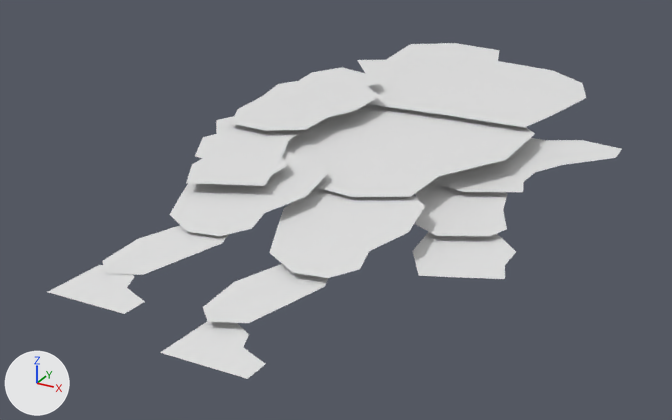
The FBX model StickVania/Assets/Prince/Model/Prince.fbx: old version first, new version second.
Camera for both pictures: a camera (50 mm lens) standing at (0.679, -0.837, 0.547) and looking at (-0.044, 0.478, -0.11). Every picture has the same lights, and +X, +Y and +Z are marked at lower left.

In view in the first picture: 'Body', 'Foot', 'Foot.001', 'Head', 'L_arm', 'L_hand', 'L_hand.001', 'L_wrist', 'Leg', 'Leg.001', 'R_arm', 'R_wrist', 'Thigh', 'Thigh.001'.
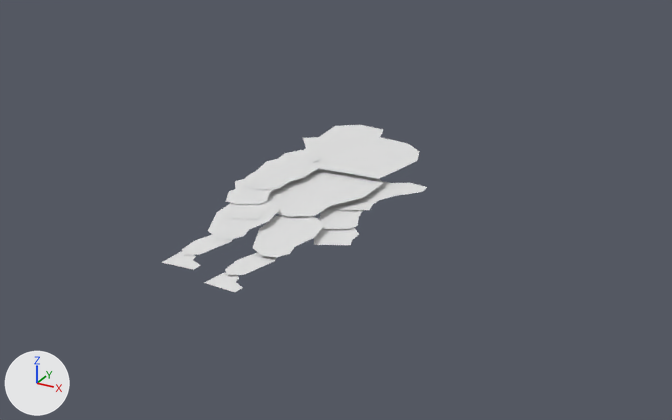
Changed parts and their boxes (x1, y1, x2, y2) in the pictures (672 x 420 px):
'Head', moved, turned, rescaled: before (357, 43, 586, 127); after (303, 125, 420, 179)
'Body', moved, turned, rescaled: before (285, 104, 535, 197); after (267, 169, 383, 217)
'Thigh', moved, turned, rescaled: before (270, 187, 425, 278); after (252, 215, 324, 257)
'R_arm', moved, turned, rescaled: before (231, 67, 380, 131); after (242, 150, 320, 189)
'Thigh.001', moved, turned, rescaled: before (170, 151, 328, 236); after (208, 201, 279, 240)
'L_arm', moved, turned, rescaled: before (432, 138, 622, 192); after (331, 181, 427, 210)
'L_wrist', moved, turned, rescaled: before (415, 182, 508, 236); after (319, 206, 363, 229)
'Leg', moved, turned, rescaled: before (203, 264, 328, 323); after (225, 252, 277, 275)
'L_hand', moved, turned, rescaled: before (413, 232, 516, 279); after (314, 227, 359, 245)
'Foot', moved, turned, rescaled: before (160, 321, 265, 379); after (204, 272, 242, 292)
'L_hand.001', moved, turned, rescaled: before (186, 149, 288, 186); after (224, 202, 269, 219)
'Leg.001', moved, turned, rescaled: before (102, 225, 229, 275); after (182, 235, 233, 255)
'R_wrist', moved, turned, rescaled: before (195, 116, 304, 158); after (226, 179, 274, 204)
'Foot.001', moved, turned, rescaled: before (48, 265, 145, 314); after (162, 252, 201, 270)

The change, as a list of edits to the scene's bpy script:
```text
Change ob_body:
    ob_body.location: (0.032, 0.609, -0.003) -> (0.007, 0.336, -0.004)
    ob_body.rotation_euler: (0.0, 0.0, 0.0) -> (0.0, -0.0196, 0.0)  # degrees (0, 0, 0) -> degrees (0, -1.1, 0)
    ob_body.scale: (0.384, 0.384, 0.384) -> (0.165, 0.165, 0.165)
Change ob_l_hand:
    ob_l_hand.location: (0.253, 0.314, -0.053) -> (0.102, 0.209, -0.015)
    ob_l_hand.rotation_euler: (0.0, 0.0, 0.0) -> (0.0, -0.0196, 0.0)  # degrees (0, 0, 0) -> degrees (0, -1.1, 0)
    ob_l_hand.scale: (0.11, 0.11, 0.11) -> (0.0474, 0.0474, 0.0474)
Change ob_foot:
    ob_foot.location: (0.109, -0.099, -0.03) -> (0.048, 0.014, -0.013)
    ob_foot.rotation_euler: (0.0, 0.0, 0.0) -> (0.0022, -0.0195, -0.112)  # degrees (0, 0, 0) -> degrees (0.1, -1.1, -6.4)
    ob_foot.scale: (0.0937, 0.0937, 0.0937) -> (0.0403, 0.0403, 0.0403)
Change ob_l_wrist:
    ob_l_wrist.location: (0.191, 0.458, -0.043) -> (0.075, 0.271, -0.014)
    ob_l_wrist.rotation_euler: (0.0, 0.0, 0.0) -> (0.0, -0.0196, 0.0)  # degrees (0, 0, 0) -> degrees (0, -1.1, 0)
    ob_l_wrist.scale: (0.156, 0.156, 0.156) -> (0.0668, 0.0668, 0.0668)
Change ob_head:
    ob_head.location: (0.055, 0.91, 0.007) -> (0.016, 0.465, 0.003)
    ob_head.rotation_euler: (0.0, 0.0, 0.0) -> (0.0, -0.0196, 0.0)  # degrees (0, 0, 0) -> degrees (0, -1.1, 0)
    ob_head.scale: (0.392, 0.392, 0.392) -> (0.168, 0.168, 0.168)
Change ob_l_hand_001:
    ob_l_hand_001.location: (-0.111, 0.276, 0.027) -> (-0.037, 0.191, 0.001)
    ob_l_hand_001.rotation_euler: (0.0, 0.0, 0.0) -> (0.0, -0.0196, 0.0)  # degrees (0, 0, 0) -> degrees (0, -1.1, 0)
    ob_l_hand_001.scale: (0.11, 0.11, 0.11) -> (0.0474, 0.0474, 0.0474)
Change ob_leg_001:
    ob_leg_001.location: (-0.05, 0.035, 0.005) -> (-0.018, 0.076, 0.0)
    ob_leg_001.rotation_euler: (0.0, 0.0, 0.0) -> (0.0, -0.0196, 0.0)  # degrees (0, 0, 0) -> degrees (0, -1.1, 0)
    ob_leg_001.scale: (0.138, 0.138, 0.138) -> (0.0595, 0.0595, 0.0595)
Change ob_r_wrist:
    ob_r_wrist.location: (-0.185, 0.435, 0.017) -> (-0.069, 0.259, 0.002)
    ob_r_wrist.rotation_euler: (0.0, 0.0, 0.0) -> (0.0, -0.0196, 0.0)  # degrees (0, 0, 0) -> degrees (0, -1.1, 0)
    ob_r_wrist.scale: (0.144, 0.144, 0.144) -> (0.0617, 0.0617, 0.0617)
Change ob_foot_001:
    ob_foot_001.location: (-0.06, -0.099, 0.004) -> (-0.022, 0.018, -0.001)
    ob_foot_001.rotation_euler: (0.0, 0.0, 0.0) -> (0.0, -0.0196, 0.0)  # degrees (0, 0, 0) -> degrees (0, -1.1, 0)
    ob_foot_001.scale: (0.0937, 0.0937, 0.0937) -> (0.0403, 0.0403, 0.0403)
Change ob_thigh:
    ob_thigh.location: (0.099, 0.269, -0.01) -> (0.05, 0.173, -0.006)
    ob_thigh.rotation_euler: (0.0, 0.0, 0.0) -> (0.0, -0.0196, 0.0)  # degrees (0, 0, 0) -> degrees (0, -1.1, 0)
    ob_thigh.scale: (0.224, 0.224, 0.224) -> (0.096, 0.096, 0.096)
Change ob_r_arm:
    ob_r_arm.location: (-0.184, 0.654, 0.027) -> (-0.069, 0.353, 0.003)
    ob_r_arm.rotation_euler: (0.0, 0.0, 0.0) -> (0.0, -0.0196, 0.0)  # degrees (0, 0, 0) -> degrees (0, -1.1, 0)
    ob_r_arm.scale: (0.24, 0.24, 0.24) -> (0.103, 0.103, 0.103)
Change ob_l_arm:
    ob_l_arm.location: (0.212, 0.673, -0.033) -> (0.084, 0.363, -0.011)
    ob_l_arm.rotation_euler: (0.0, 0.0, 0.0) -> (0.0, -0.0196, 0.0)  # degrees (0, 0, 0) -> degrees (0, -1.1, 0)
    ob_l_arm.scale: (0.217, 0.217, 0.217) -> (0.0933, 0.0933, 0.0933)
Change ob_leg:
    ob_leg.location: (0.107, 0.035, -0.02) -> (0.054, 0.073, -0.01)
    ob_leg.rotation_euler: (0.0, 0.0, 0.0) -> (0.0, -0.0196, 0.0)  # degrees (0, 0, 0) -> degrees (0, -1.1, 0)
    ob_leg.scale: (0.138, 0.138, 0.138) -> (0.0595, 0.0595, 0.0595)
Change ob_thigh_001:
    ob_thigh_001.location: (-0.069, 0.271, 0.01) -> (-0.026, 0.177, 0.001)
    ob_thigh_001.rotation_euler: (0.0, 0.0, 0.0) -> (0.0, -0.0196, 0.0)  # degrees (0, 0, 0) -> degrees (0, -1.1, 0)
    ob_thigh_001.scale: (0.224, 0.224, 0.224) -> (0.096, 0.096, 0.096)
```
